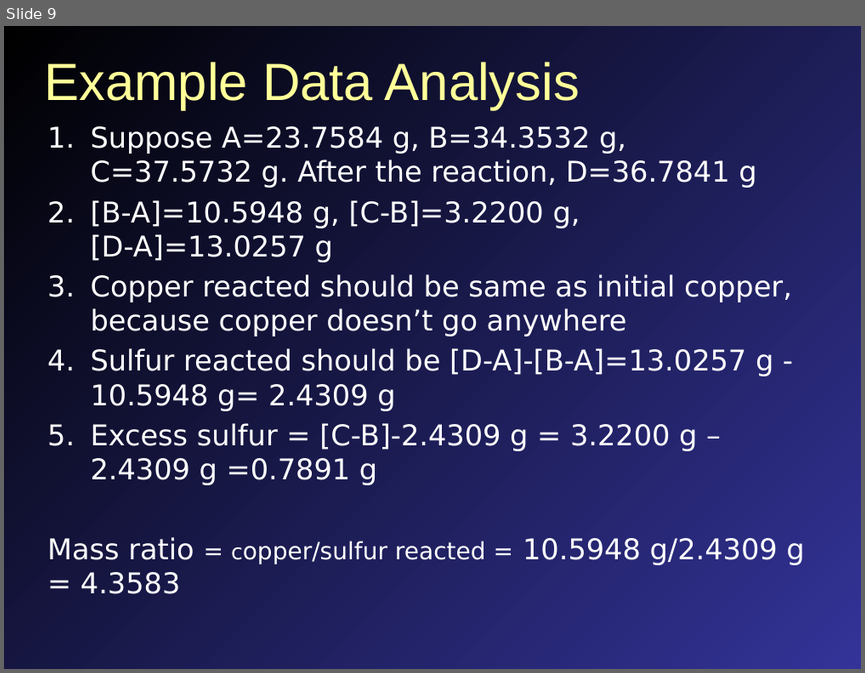
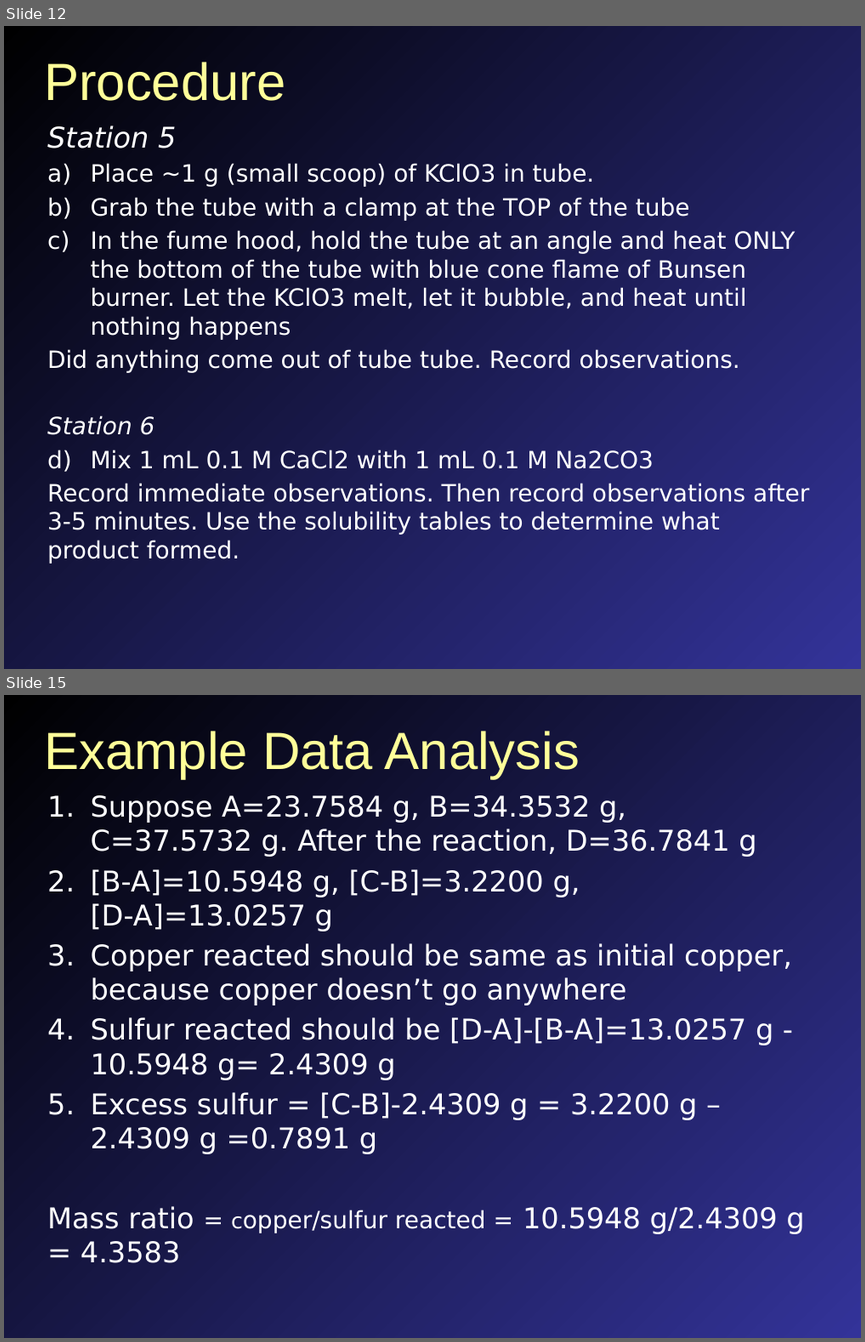
Before and after one commit to mavigozler/mavigozler.github.io, a slide deck: Teaching/Chemistry/Labs/FCC Chem 3A Expt 10a Types of Reactions.pptx. Shown one above the other, each under a label of ours: slide 9 before the commit, slides 12 and 15 after it; the slides between them are not shown. The pictures are 865x673 and 865x1342 pixels, drawn with LibreOffice and Linux fonts; fonts in the diff are those of the drawing. Boxes give left, top, right and bottom in pixels: in the first picture for what was removed or moved away, otherwise in the second. Text is boxed around its words. In the diff, an @@ line names an element or a change of style, - is before the commit and + after.

```diff
--- a/Teaching/Chemistry/Labs/FCC Chem 3A Expt 10a Types of Reactions.pptx
+++ b/Teaching/Chemistry/Labs/FCC Chem 3A Expt 10a Types of Reactions.pptx
@@ slide 12 added at bbox=[4, 26, 861, 669], background gradient #000000 to #333399 @@
@@ title added at bbox=[44, 62, 285, 101], 44 pt, text #FFFF99 @@
+Procedure
@@ text added at bbox=[47, 125, 809, 563], 20 pt, text #FFFFFF @@
+Station 5
+a) Place ~1 g (small scoop) of KClO3 in tube.
+b) Grab the tube with a clamp at the TOP of the tube
+c) In the fume hood, hold the tube at an angle and heat ONLY the bottom of the tube with blue cone flame of Bunsen burner. Let the KClO3 melt, let it bubble, and heat until nothing happens
+Did anything come out of tube tube. Record observations.
+Station 6
+a) Mix 1 mL 0.1 M CaCl2 with 1 mL 0.1 M Na2CO3
+Record immediate observations. Then record observations after 3-5 minutes. Use the solubility tables to determine what product formed.
@@ what was slide 9 is now slide 15 @@
```
Also in this commit, not shown: 4 slides changed, 7 other slides added, 2 slides removed, 42 other files.
